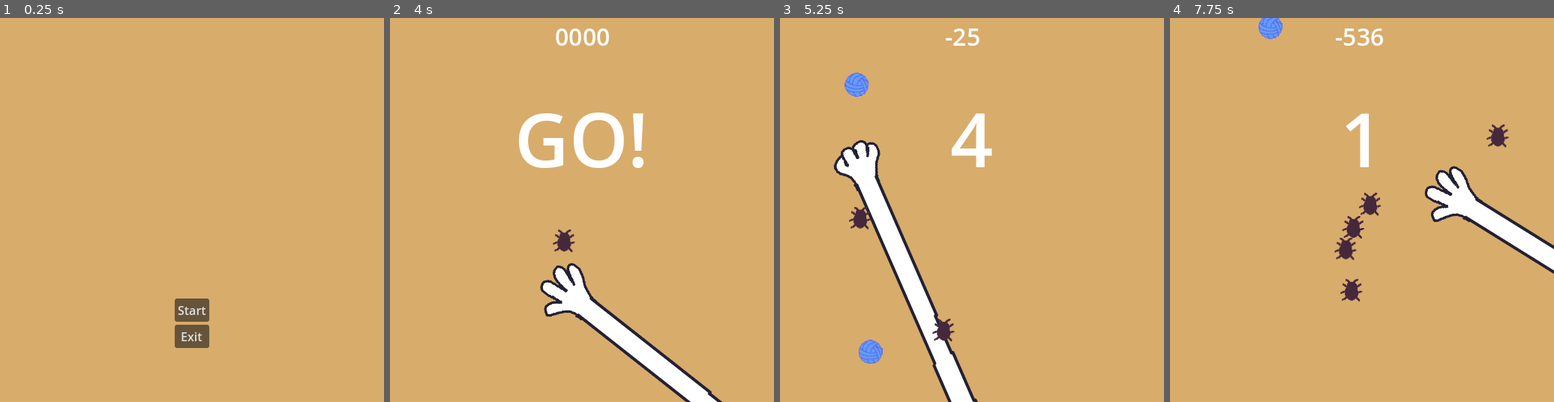
Above: before the commit, frames 1-4 (left to right).
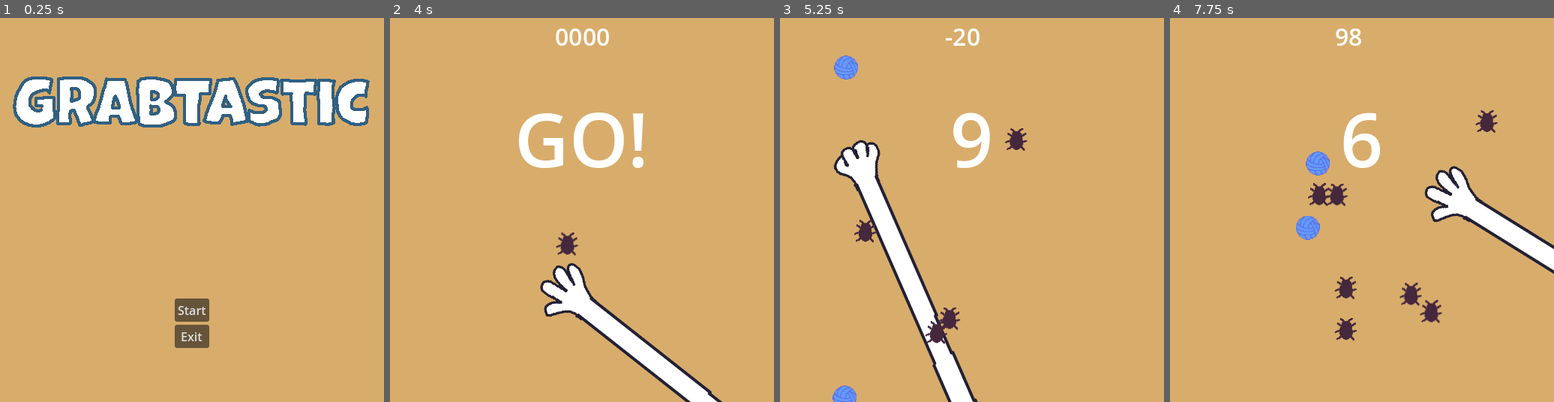
Above: after the commit, the same moments.

Repository: aerze/microgame
Game: Godot game, scene res://menu.tscn
The game is run twice, just before and just after one commit, with the same random seed, the same clock (stepped at 60 frames per second) and the same inputs.
Inputs (mouse positions are in pixels of both pictures, inside the frame that each line leads up to):
- Up to frame 1 (0.25 s): no input
- Up to frame 2 (4 s): click "Start" at 0.5 s; tap Enter at 1.25, 3.5 s; move the mouse to (666, 190) at 1.27 s; click (666, 190) at 1.42 s; tap Space at 2 s; move the mouse to (505, 229) at 2.02 s; click (505, 229) at 2.17 s; move the mouse to (620, 125) at 2.77 s; click (620, 125) at 2.92 s; move the mouse to (562, 286) at 3.52 s; click (562, 286) at 3.67 s
- Up to frame 3 (5.25 s): move the mouse to (1087, 267) at 4.27 s; click (1087, 267) at 4.42 s; move the mouse to (856, 152) at 5.02 s; click (856, 152) at 5.17 s
- Up to frame 4 (7.75 s): move the mouse to (1381, 210) at 5.77 s; click (1381, 210) at 5.92 s; move the mouse to (1304, 114) at 6.52 s; click (1304, 114) at 6.67 s; move the mouse to (1446, 190) at 7.27 s; click (1446, 190) at 7.42 s

The runs differ from the first frame. In frame 1, 9.5% of the frame differs, in the area x 3-97%, y 15-29%; in frame 2, 0.2%; in frame 3, 2.9%; in frame 4, 4.3%.

Commit message:
added music, sfx, bugfix, added logo

Diff:
--- a/Catchable.gd
+++ b/Catchable.gd
@@ -27,7 +27,7 @@
 		Type.YARN:
 			default_points = 50;
 			direction = Vector2(randf_range(-1, 1), randf_range(-1, 1));
-			speed = randf_range(4, 6);
+			speed = randf_range(3, 5);
 	return;
 
 func _process(delta: float) -> void:
--- a/CatchableController.gd
+++ b/CatchableController.gd
@@ -1,27 +1,41 @@
 extends Node2D
 
 const CatchableScene = preload("res://catchable.tscn");
+
 const BUG_TEXTURE = preload("res://assets/catchables1.png");
 const YARN_TEXTURE = preload("res://assets/catchables2.png");
 const CACTUS_TEXTURE = preload("res://assets/catchables3.png");
 const TRAP_TEXTURE = preload("res://assets/catchables4.png");
 
+const MISS_SFX = preload("res://assets/sfx/miss.wav");
+const BUG_SFX = preload("res://assets/sfx/bug.wav");
+const YARN_SFX = preload("res://assets/sfx/yarn.wav");
+
 const MAP_SIZE = 512;
 const SPEED = 1.5;
 
 @export_category("Points")
-@export var MISSED_CLICK = -25;
-@export var LOST_CATCHABLE = -100;
+@export var MISSED_CLICK = -20;
+@export var LOST_CATCHABLE = 0;
 
 @onready var main: Node2D = $".."
 @onready var hand_area: Area2D = $"../HandSprite2D/Area2D";
 @onready var label: Label = $"../Control/Points";
+@onready var miss_sfx: AudioStreamPlayer2D = $"../MissSFX"
+@onready var hit_sfx: AudioStreamPlayer2D = $"../HitSFX"
 @onready var container: Node2D = $Container;
 @onready var spawn_timer: Timer = $SpawnTimer;
 
 var textures = [BUG_TEXTURE, YARN_TEXTURE, CACTUS_TEXTURE, TRAP_TEXTURE];
+var sounds = [BUG_SFX, YARN_SFX, MISS_SFX, MISS_SFX];
 var catchableSprites = [];
-var points = 0;
+var internal_points: int = 0;
+var points: int = 0:
+	get:
+		return internal_points;
+	set(value):
+		label.text = str(value);
+		internal_points = value;
 
 # Called when the node enters the scene tree for the first time.
 func _ready() -> void:
@@ -41,17 +55,21 @@
 		if (event.button_index == 1 && event.pressed):
 			var areas: Array[Area2D] = hand_area.get_overlapping_areas() as Array[Area2D];
 			if (areas.size() == 0):
+				miss_sfx.play();
 				points += MISSED_CLICK;
 			else:
 				for area in areas:
 					var catchable: Catchable = area.get_parent();
+					hit_sfx.stream = sounds[catchable.type];
+					hit_sfx.play();
 					points += catchable.get_points();
 					delete_catchable(catchable);
-			label.text = str(points);
+					catchableSprites.erase(catchable);
 	return;
 
 # Called every frame. 'delta' is the elapsed time since the previous frame.
 func _process(delta: float) -> void:
+	var catchablesToDelete = [];
 	for catchable in catchableSprites:
 		if (
 			catchable.position.x < 0 ||
@@ -59,9 +77,10 @@
 			catchable.position.y < 0 ||
 			catchable.position.y > MAP_SIZE):
 			points += LOST_CATCHABLE;
-			label.text = str(points);
-			delete_catchable(catchable);
-			return;
+			catchablesToDelete.push_front(catchable);
+	for catchable in catchablesToDelete:
+		delete_catchable(catchable);
+		catchableSprites.erase(catchable);
 	return;
 
 func create_catchable() -> Catchable:
@@ -74,11 +93,12 @@
 	return catchable;
 
 func delete_catchable(catchable: Catchable) -> void:
-	catchableSprites.remove_at(catchableSprites.find(catchable));
+	container.remove_child(catchable);
 	catchable.queue_free();
 	return;
 
 func delete_all() -> void:
 	for catchable in catchableSprites:
 		delete_catchable(catchable);
+	catchableSprites = [];
 	return;
--- a/main.gd
+++ b/main.gd
@@ -11,10 +11,13 @@
 @onready var start_timer: Timer = $StartTimer
 @onready var countdown_timer: Timer = $CountdownTimer
 @onready var reset_button: Button = $Control/ResetButton
+@onready var tweet_button: Button = $Control/TweetButton
 
 @onready var countdown_label: Label = $Control/Countdown
 
 enum PHASE {START, STARTED, PLAY, END};
+
+#
 
 var isGrabbing = false;
 var phase = PHASE.START;
@@ -23,6 +26,7 @@
 func _ready() -> void:
 	Input.set_mouse_mode(Input.MOUSE_MODE_CONFINED_HIDDEN);
 
+	tweet_button.pressed.connect(handle_tweet_button);
 	start_timer.timeout.connect(handle_start_end, CONNECT_ONE_SHOT);
 	start_timer.start();
 	pass # Replace with function body.
@@ -54,15 +58,25 @@
 	reset_button.pressed.connect(handle_reset_button, CONNECT_ONE_SHOT);
 	reset_button.show();
 
+	tweet_button.show();
+
 	return;
 
 func handle_reset_button():
 	phase = PHASE.START;
+
+	tweet_button.show();
 	reset_button.hide();
 
+	catchable_controller.points = 0;
 	start_timer.wait_time = 3;
 	start_timer.timeout.connect(handle_start_end, CONNECT_ONE_SHOT);
 	start_timer.start();
+	return;
+
+const TWEET_STRING = "https://twitter.com/intent/tweet?text=I%%20grabbed%%20this%%20many!%%20%s!"
+func handle_tweet_button():
+	OS.shell_open(TWEET_STRING % catchable_controller.points);
 	return;
 
 func _input(event: InputEvent) -> void:
--- a/main.tscn
+++ b/main.tscn
@@ -1,9 +1,11 @@
-[gd_scene load_steps=6 format=3 uid="uid://b1gj23kl7bihy"]
+[gd_scene load_steps=8 format=3 uid="uid://b1gj23kl7bihy"]
 
 [ext_resource type="Script" path="res://main.gd" id="1_03hwh"]
 [ext_resource type="Texture2D" uid="uid://w0ps1s2rdbau" path="res://assets/hand1.png" id="1_cidvi"]
 [ext_resource type="Texture2D" uid="uid://twq488q2ja3r" path="res://assets/arm.png" id="3_ogpmm"]
 [ext_resource type="Script" path="res://CatchableController.gd" id="4_v00hs"]
+[ext_resource type="AudioStream" uid="uid://vd2afqyomau6" path="res://assets/Reminisce.mp3" id="5_f7wx5"]
+[ext_resource type="AudioStream" uid="uid://cgh6h6vrhukii" path="res://assets/sfx/miss.wav" id="6_aen2b"]
 
 [sub_resource type="CircleShape2D" id="CircleShape2D_eonxe"]
 radius = 37.3571
@@ -46,6 +48,15 @@
 text = "RESET
 "
 
+[node name="TweetButton" type="Button" parent="Control"]
+visible = false
+offset_left = 23.0
+offset_top = 458.0
+offset_right = 186.0
+offset_bottom = 489.0
+text = "TWEET YOUR SCORE
+"
+
 [node name="HandSprite2D" type="Sprite2D" parent="."]
 position = Vector2(-74, 0)
 scale = Vector2(0.75, 0.75)
@@ -71,7 +82,7 @@
 script = ExtResource("4_v00hs")
 
 [node name="SpawnTimer" type="Timer" parent="CatchableController"]
-wait_time = 0.333
+wait_time = 0.25
 
 [node name="Container" type="Node2D" parent="CatchableController"]
 scale = Vector2(1.33333, 1.33333)
@@ -81,5 +92,14 @@
 one_shot = true
 
 [node name="CountdownTimer" type="Timer" parent="."]
-wait_time = 5.0
+wait_time = 10.0
 one_shot = true
+
+[node name="BackgroundMusic" type="AudioStreamPlayer2D" parent="."]
+stream = ExtResource("5_f7wx5")
+autoplay = true
+
+[node name="MissSFX" type="AudioStreamPlayer2D" parent="."]
+stream = ExtResource("6_aen2b")
+
+[node name="HitSFX" type="AudioStreamPlayer2D" parent="."]
--- a/menu.tscn
+++ b/menu.tscn
@@ -1,6 +1,8 @@
-[gd_scene load_steps=2 format=3 uid="uid://b35o3h422pupi"]
+[gd_scene load_steps=4 format=3 uid="uid://b35o3h422pupi"]
 
 [ext_resource type="Script" path="res://menu.gd" id="1_xr0vm"]
+[ext_resource type="Texture2D" uid="uid://dyo5lclrrmwv4" path="res://assets/grabtastic_logo.png" id="2_p3bfd"]
+[ext_resource type="AudioStream" uid="uid://vd2afqyomau6" path="res://assets/Reminisce.mp3" id="3_qwpwr"]
 
 [node name="Menu" type="Node2D"]
 script = ExtResource("1_xr0vm")
@@ -34,3 +36,11 @@
 [node name="ExitButton" type="Button" parent="CanvasLayer/Control/CenterContainer/VBoxContainer"]
 layout_mode = 2
 text = "Exit"
+
+[node name="GrabtasticLogo" type="Sprite2D" parent="."]
+texture = ExtResource("2_p3bfd")
+centered = false
+
+[node name="BackgroundMusic" type="AudioStreamPlayer2D" parent="."]
+stream = ExtResource("3_qwpwr")
+autoplay = true
--- a/project.godot
+++ b/project.godot
@@ -16,6 +16,7 @@
 boot_splash/bg_color=Color(0.847059, 0.67451, 0.419608, 1)
 boot_splash/image="res://logo/MythrilLabs_jank.png"
 config/icon="res://icon.svg"
+boot_splash/minimum_display_time=1500
 
 [autoload]
 
Not shown, added: assets/Reminisce.mp3.import
Binary file added: assets/grabtastic_logo.ase
Binary file added: assets/grabtastic_logo.png
Not shown, added: assets/grabtastic_logo.png.import
Not shown, added: assets/sfx/bug.wav.import
Not shown, added: assets/sfx/miss.wav.import
Not shown, added: assets/sfx/yarn.wav.import
Not shown, added: assets/Reminisce.mp3
Not shown, added: assets/sfx/bug.wav
Not shown, added: assets/sfx/miss.wav
Not shown, added: assets/sfx/yarn.wav
